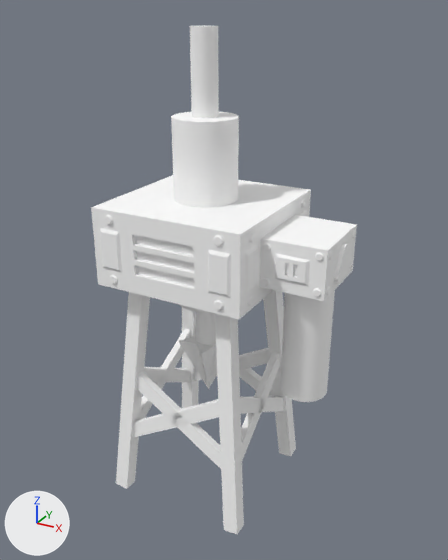
One commit to the Blender file blend/derrick.blend: the scene before it, then after it.
Camera for both pictures: a 50 mm lens placed at (18.7, -31.8, 30.6), pointed at (1.3, -0.2, 14.8). The lights are fixed; the arrows at lower left show +X, +Y and +Z.

Names of what the first picture shows: 'derrick1', 'derrick2'.
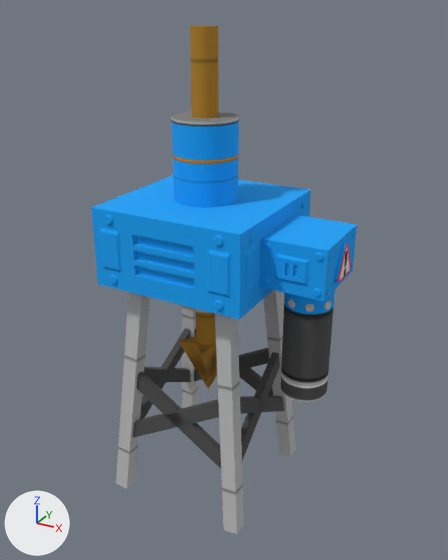
Commit message: Updated Derrick models

Where the newer file only moved an object's origin or applied its transform, the numbers keep the older frame.

Pixel boxes (x1, y1, x2, y2) of what changed, in the pictures (448 x 560 px; the box of a moved part takes in the faces that stretch with it):
part 1 of me_colobotmesh, added: after (324, 301, 331, 310)
part 2 of me_colobotmesh, added: after (288, 299, 295, 308)
part 3 of me_colobotmesh, added: after (305, 304, 315, 312)
part 4 of me_colobotmesh, moved or reshaped (not visible afterwards): before (240, 352, 282, 445)
part 5 of me_colobotmesh, deleted: before (140, 328, 190, 419)
part 6 of me_colobotmesh, deleted: before (138, 372, 221, 453)
part 7 of me_colobotmesh, surface changed (grey to blue): (171, 117, 357, 402) in both
part 8 of me_colobotmesh, recoloured: (91, 117, 356, 534) in both
part 9 of me_colobotmesh, recoloured: (91, 112, 357, 469) in both
part 11 of me_colobotmesh__002, cut back: (180, 336, 216, 354) in both
part 12 of me_colobotmesh__002, surface changed (grey to brown): (179, 25, 219, 389) in both
part 13 of me_colobotmesh__002, recoloured (white to brown): (190, 26, 219, 388) in both

Patch to the scene script:
```diff
--- a/blend/derrick.blend.py
+++ b/blend/derrick.blend.py
@@ img_derrick_png @@
+img_derrick_png = load_image('derrick.png', '../textures/derrick.png', 256, 256, 'sRGB')
@@ img_lemt_png @@
+img_lemt_png = load_image('lemt.png', '../textures/lemt.png', 256, 256, 'sRGB')
@@ mat_material_1__derrick_png__001 @@
+mat_material_1__derrick_png__001 = principled_material('Material 1 (derrick.png).001')
+mat_material_1__derrick_png__001.texture = img_derrick_png
+mat_material_1__derrick_png__001.roughness = 1.0
@@ mat_material_2__lemt_png @@
+mat_material_2__lemt_png = principled_material('Material 2 (lemt.png)')
+mat_material_2__lemt_png.texture = img_lemt_png
+mat_material_2__lemt_png.roughness = 1.0
@@ mat_material_1__derrick_png @@
+mat_material_1__derrick_png = principled_material('Material 1 (derrick.png)')
+mat_material_1__derrick_png.texture = img_derrick_png
+mat_material_1__derrick_png.roughness = 1.0
@@ me_colobotmesh @@
 # used by ob_derrick1; location = (0.0, 0.0, 0.0); rotation_euler = (1.571, 0.0, 0.0), in degrees (90, 0, 0)
-me_colobotmesh.from_pydata(...)  # 1333 vertices, 1459 faces; spans x -5.0..9.0, y -0.7..24.9, z -5.0..5.0
+me_colobotmesh.from_pydata(...)  # 1465 vertices, 1361 faces; spans x -5.0..9.0, y -0.7..24.9, z -5.0..5.0
+# me_colobotmesh part 1: a new loose piece of 17 vertices spanning x 8.2..8.5, y 14.6..15.2, z 0.3..0.8, in mat_material_1__derrick_png (picture img_derrick_png)
+# me_colobotmesh part 2: a new loose piece of 17 vertices spanning x 6.2..6.8, y 14.6..15.2, z 1.2..1.5, in mat_material_1__derrick_png (picture img_derrick_png)
+# me_colobotmesh part 3: a new loose piece of 17 vertices spanning x 7.3..7.8, y 14.6..15.2, z 1.2..1.5, in mat_material_1__derrick_png (picture img_derrick_png)
+# me_colobotmesh part 4: 73 vertices moved within x 4.9..8.8, y 8.4..18.4, z -2.5..1.8; 2 vertices removed from x 3.4, y 8.6, z -3.3..3.4
+# me_colobotmesh part 5: 1 vertex removed from x -3.4, y 8.6, z -3.3
+# me_colobotmesh part 6: 1 vertex removed from x -3.4, y 8.6, z 3.4
+# me_colobotmesh part 7: 44 kept faces spanning x -4.9..8.8, y 8.4..24.9, z -4.9..4.9 get new texture (UV) coordinates
+# me_colobotmesh part 8: 742 faces spanning x -5.0..9.0, y -0.7..24.9, z -5.0..5.0 switch from mat_colobotmesh_mat_1 (white #ffffff) to mat_material_1__derrick_png (picture img_derrick_png)
+# me_colobotmesh part 9: 183 faces spanning x -4.9..8.8, y 3.4..24.9, z -4.9..4.9 switch from mat_colobotmesh_mat_2 (white #ffffff) to mat_material_2__lemt_png (picture img_lemt_png)
+# me_colobotmesh part 10: the surface is now shaded flat
@@ me_colobotmesh__002 @@
 # used by ob_derrick2; location = (0.0, 0.0, 0.0); rotation_euler = (14.14, 0.0, 0.0), in degrees (90, 0, 0)
-me_colobotmesh__002.from_pydata(...)  # 77 vertices, 84 faces; spans x -1.6..2.0, y 6.1..29.7, z -1.9..1.9
+me_colobotmesh__002.from_pydata(...)  # 77 vertices, 79 faces; spans x -1.6..2.0, y 6.1..29.7, z -1.9..1.9
+# me_colobotmesh__002 part 11
+# 10 faces are deleted
+# 5 new faces join them
+# me_colobotmesh__002 part 12: 34 kept faces spanning x -1.6..0.8, y 6.1..29.7, z -1.9..1.9 get new texture (UV) coordinates
+# me_colobotmesh__002 part 13: 74 faces spanning x -1.6..2.0, y 6.1..29.7, z -1.9..1.9 switch from mat_colobotmesh_mat_1_002 (white #ffffff) to mat_material_1__derrick_png__001 (picture img_derrick_png)
+# me_colobotmesh__002 part 14: the surface is now shaded flat
```
